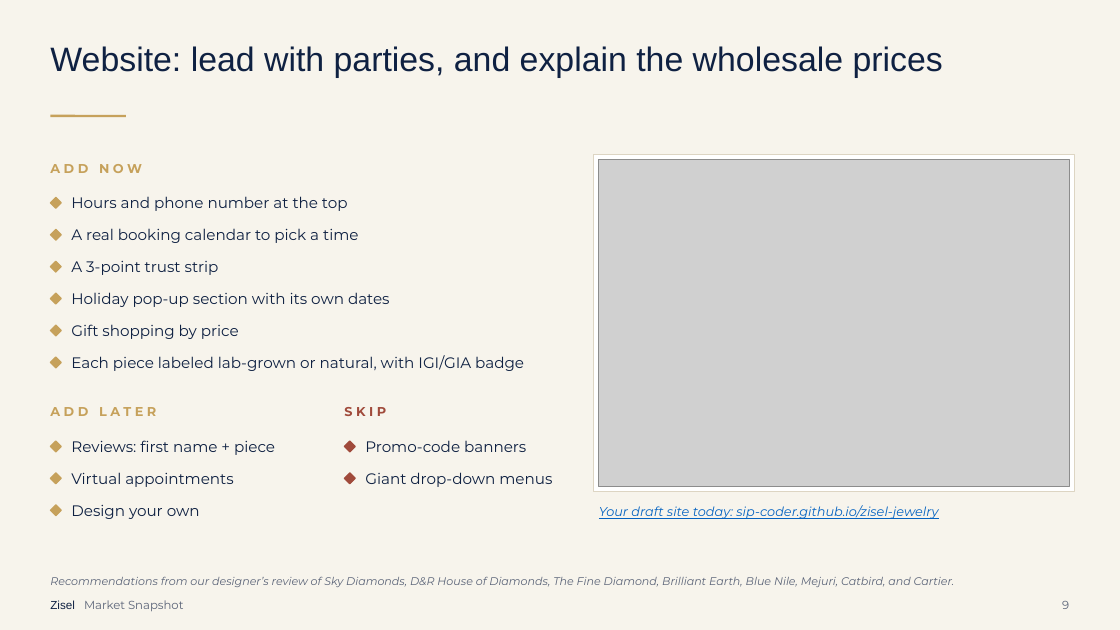
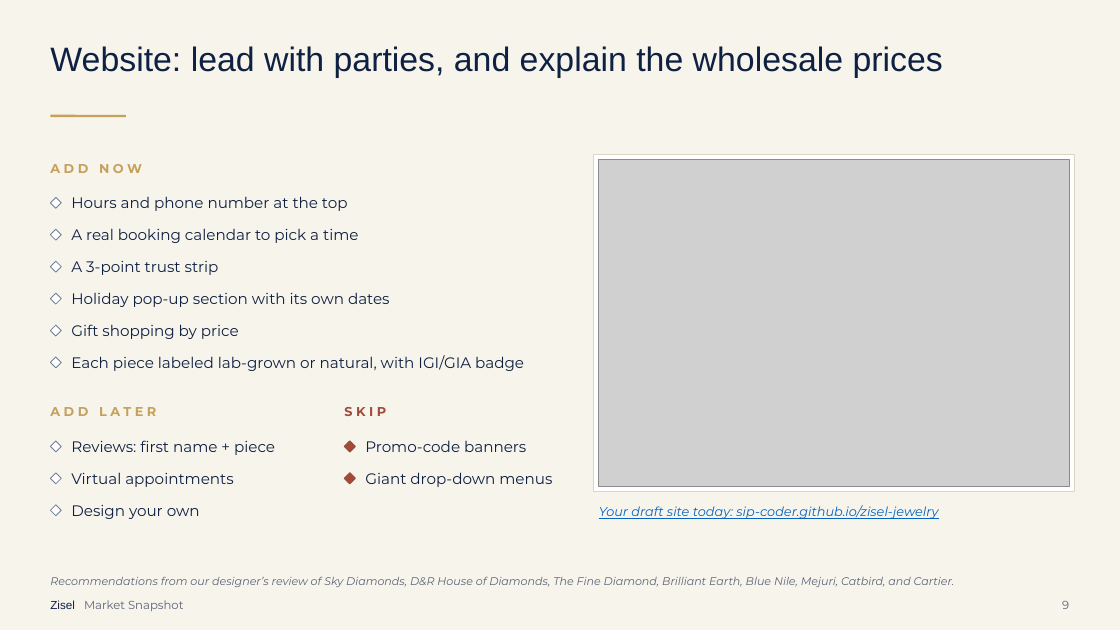
Before and after one commit to Sip-Coder/zisel-jewelry, a slide deck: slide 9 of deck/Zisel_Market_Snapshot.pptx. Drawn at 1120x630 pixels with LibreOffice and Linux fonts; fonts in the diff are those of the drawing; grey boxes stand for pictures. Boxes give left, top, right and bottom in pixels: in the first picture for what was removed or moved away, otherwise in the second. Text is boxed around its words. In the diff, an @@ line names an element or a change of style, - is before the commit and + after.

```diff
--- a/deck/Zisel_Market_Snapshot.pptx
+++ b/deck/Zisel_Market_Snapshot.pptx
@@ fill #C6A15B to #FFFFFF; outline #C6A15B 1 pt to #6F7F99 0.75 pt in 9 elements at (x1=50, y1=197, x2=61, y2=208), (x1=50, y1=229, x2=61, y2=240), (x1=50, y1=261, x2=61, y2=272), (x1=50, y1=293, x2=61, y2=304), (x1=50, y1=325, x2=61, y2=336), (x1=50, y1=357, x2=61, y2=368), (x1=50, y1=441, x2=61, y2=452), (x1=50, y1=473, x2=61, y2=484), (x1=50, y1=505, x2=61, y2=516) @@
```
Also in this commit, not shown: 3 other slides changed, 15 other files.
